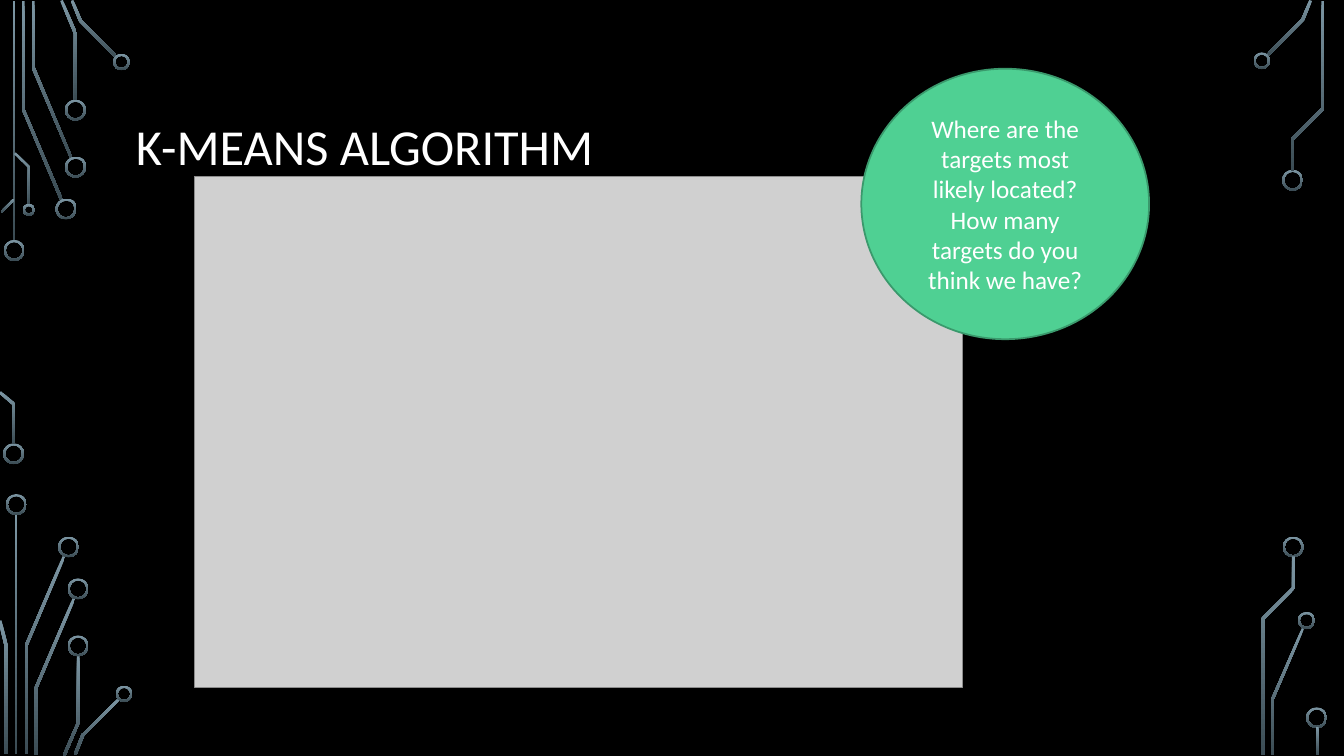
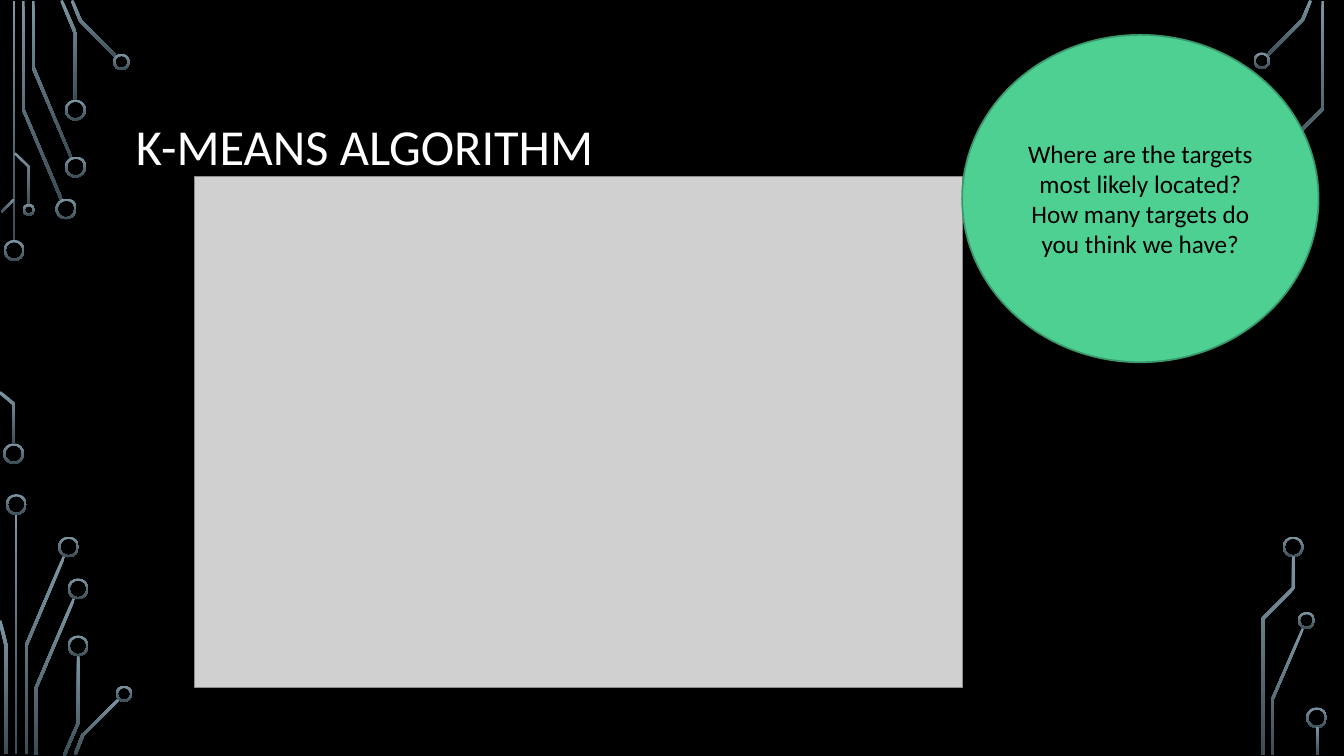
Before and after one commit to sabrinafuller/USTEP2021, a slide deck: slide 14 of Machine learning-ustep2020.pptx (slide 11 before the commit). Drawn at 1344x756 pixels with LibreOffice and Linux fonts; fonts in the diff are those of the drawing; grey boxes stand for pictures; background and template pictures are left out. Boxes give left, top, right and bottom in pixels: in the first picture for what was removed or moved away, otherwise in the second. Text is boxed around its words. In the diff, an @@ line names an element or a change of style, - is before the commit and + after.

```diff
--- a/Machine learning-ustep2020.pptx
+++ b/Machine learning-ustep2020.pptx
@@ ellipse "Where are the targets most ...": place and size @@
-ellipse "Where are the targets most ..." at (862,69,1150,339)
+ellipse "Where are the targets most ..." at (963,35,1320,363)
@@ ellipse "Where are the targets most ..." at (963,35,1320,363): text colour #FFFFFF to #000000 @@
```
Also in this commit, not shown: 4 other slides changed, 7 slides added.
